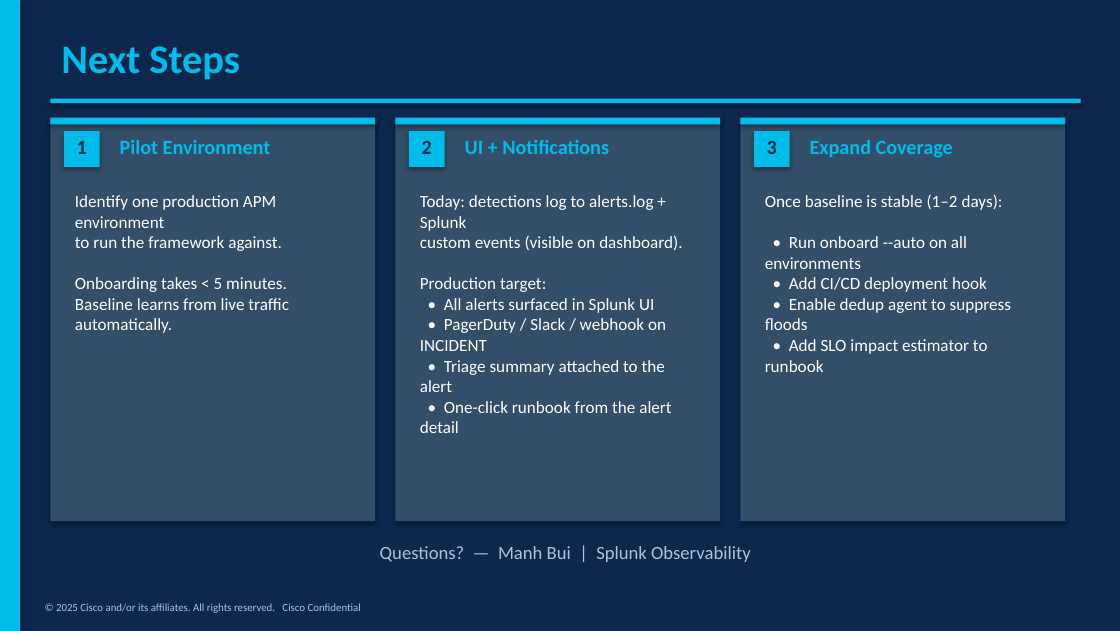
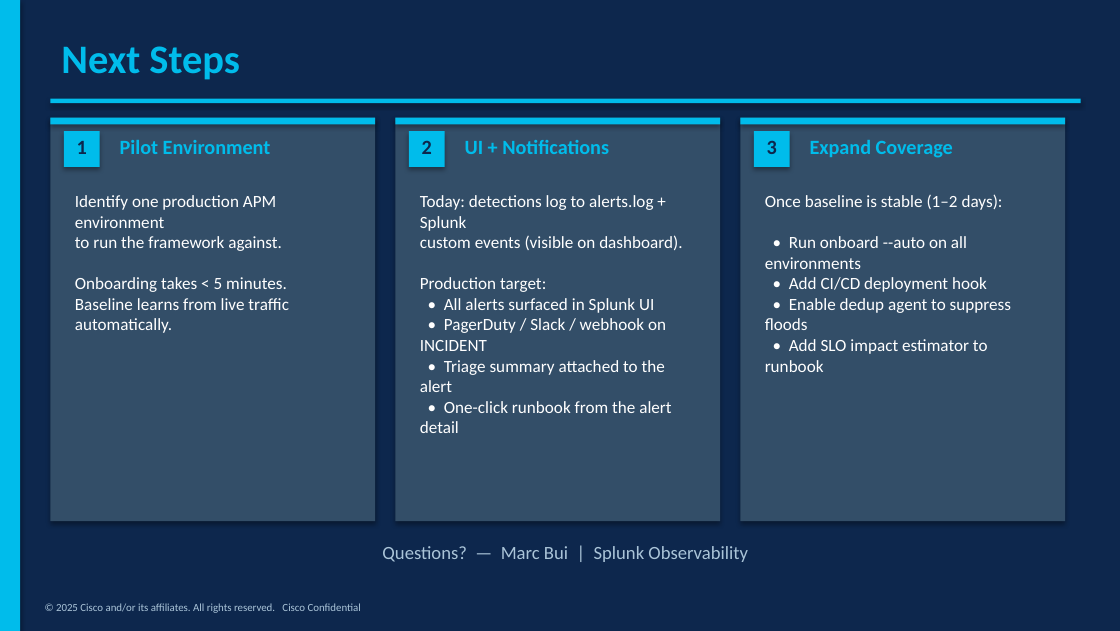
Before and after one commit to mqbui1/o11y-behaviorbaseline, a slide deck: slide 10 of Behavioral_Baseline_Deck.pptx. Drawn at 1120x631 pixels with LibreOffice and Linux fonts; fonts in the diff are those of the drawing. Boxes give left, top, right and bottom in pixels: in the first picture for what was removed or moved away, otherwise in the second. Text is boxed around its words. In the diff, an @@ line names an element or a change of style, - is before the commit and + after.

```diff
--- a/Behavioral_Baseline_Deck.pptx
+++ b/Behavioral_Baseline_Deck.pptx
@@ text at [382, 546, 748, 562]: text changed @@
-Questions? — Manh Bui | Splunk Observability
+Questions? — Marc Bui | Splunk Observability
```
Also in this commit, not shown: 1 other slide changed, 1 other file.
